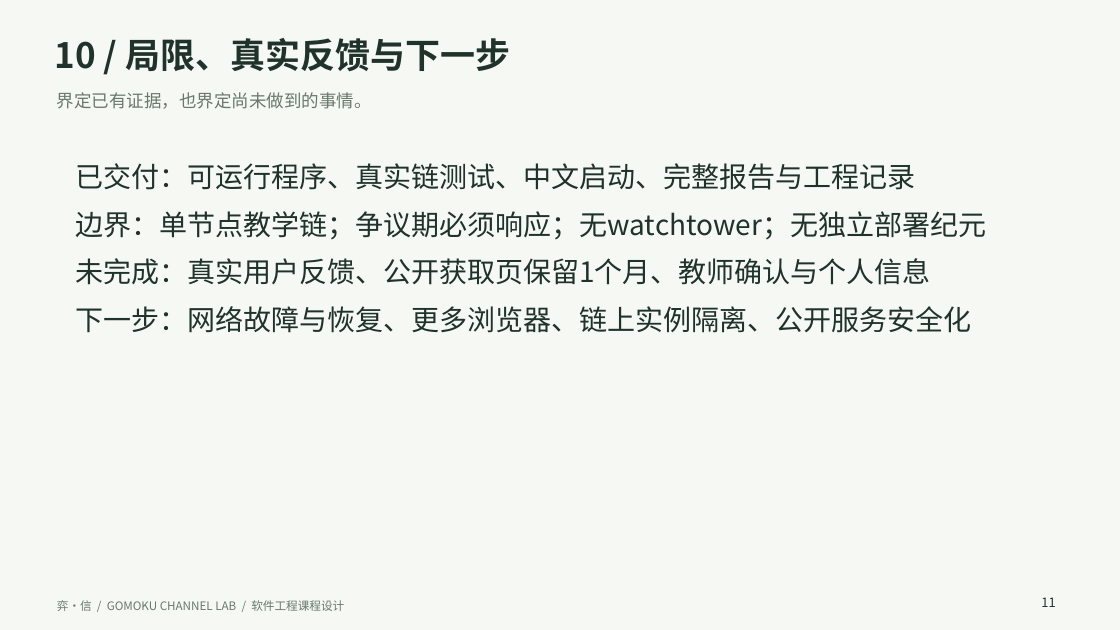
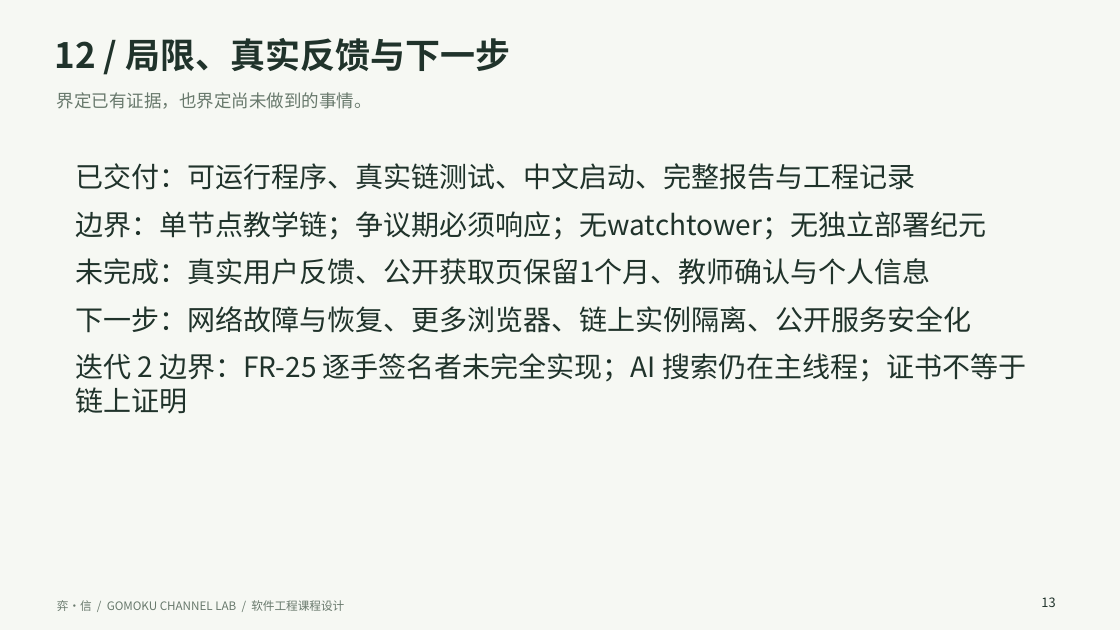
Before and after one commit to haisiiontam/YiXin, a slide deck: slide 13 of reports/弈信-8分钟课程答辩.pptx (slide 11 before the commit). Drawn at 1120x630 pixels with LibreOffice and Linux fonts; fonts in the diff are those of the drawing. Boxes give left, top, right and bottom in pixels: in the first picture for what was removed or moved away, otherwise in the second. Text is boxed around its words. In the diff, an @@ line names an element or a change of style, - is before the commit and + after.

```diff
--- a/reports/弈信-8分钟课程答辩.pptx
+++ b/reports/弈信-8分钟课程答辩.pptx
@@ text at (x1=54, y1=38, x2=510, y2=72): text changed @@
-10 / 局限、真实反馈与下一步
+12 / 局限、真实反馈与下一步
@@ text at (x1=75, y1=353, x2=1026, y2=413): paragraph added @@
+迭代 2 边界：FR-25 逐手签名者未完全实现；AI 搜索仍在主线程；证书不等于链上证明
@@ text at (x1=1041, y1=597, x2=1055, y2=607): text changed @@
-11
+13
```
Also in this commit, not shown: 7 other slides changed, 2 slides added, 3 other files.
